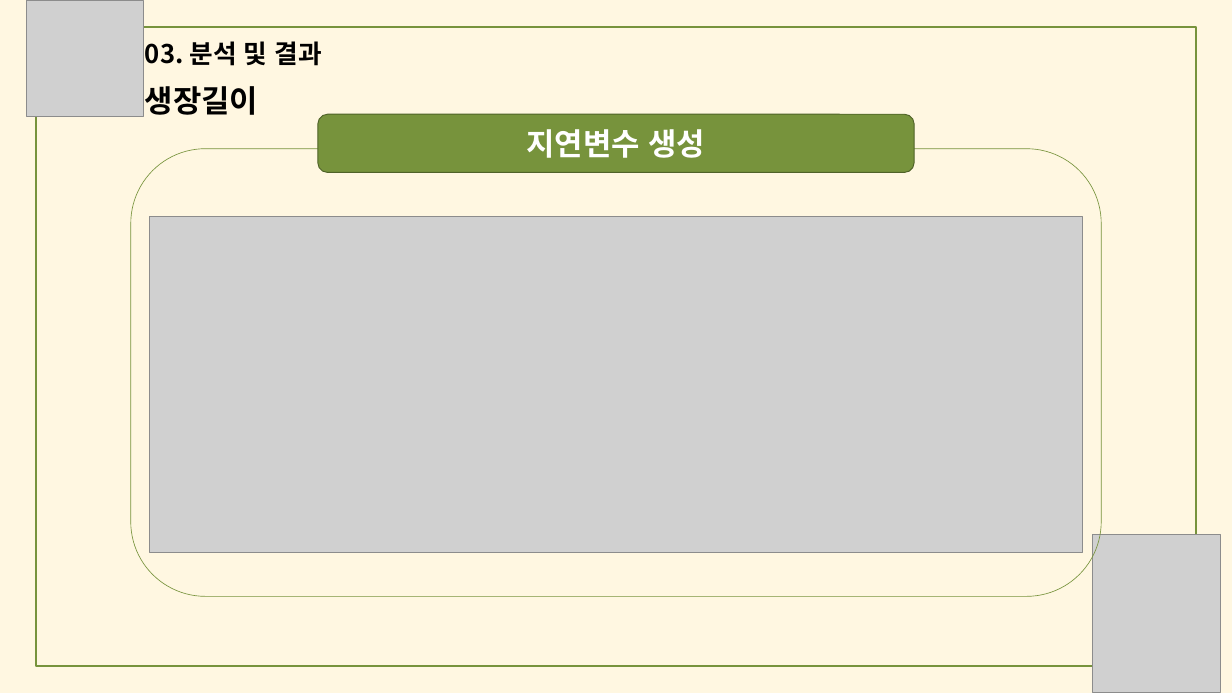
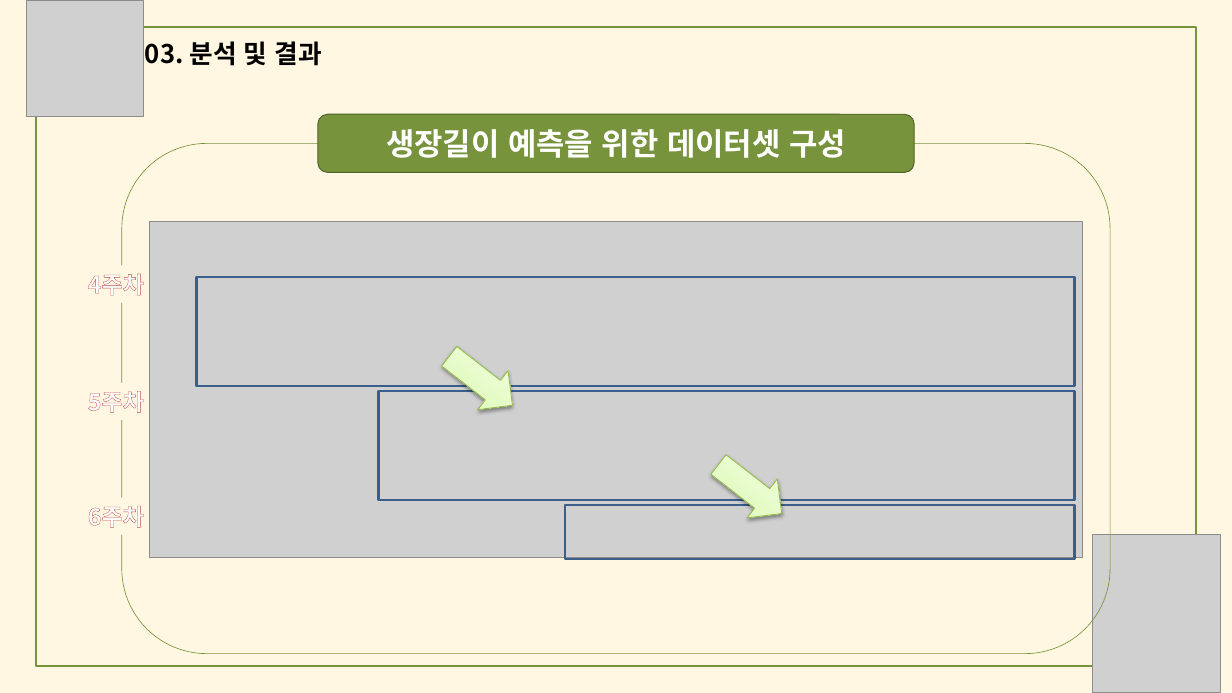
Before and after one commit to meucham11/nong_intern, a slide deck: slide 21 of 경진대회.pptx. Drawn at 1232x693 pixels with LibreOffice and Linux fonts; fonts in the diff are those of the drawing; grey boxes stand for pictures. Boxes give left, top, right and bottom in pixels: in the first picture for what was removed or moved away, otherwise in the second. Text is boxed around its words. In the diff, an @@ line names an element or a change of style, - is before the commit and + after.

```diff
--- a/경진대회.pptx
+++ b/경진대회.pptx
@@ text removed at (145, 86, 258, 115) @@
-생장길이
@@ rounded rectangle: place and size @@
-rounded rectangle at (131, 149, 1102, 596)
+rounded rectangle at (122, 143, 1111, 653)
@@ text in rounded rectangle at (386, 129, 846, 158): text changed @@
-지연변수 생성
+생장길이 예측을 위한 데이터셋 구성
@@ picture: place and size @@
-picture at (150, 216, 1083, 553)
+picture at (150, 222, 1083, 558)
@@ text added at (88, 273, 144, 296), 18 pt, text #FFFFFF, bold @@
+4주차
@@ rectangle added at (197, 277, 1075, 386), outline #3A5F8C 2 pt @@
@@ right arrow added at (434, 336, 528, 425), fill gradient #DAFDA7 to #E4FCC2 to #F5FFE7, outline #98B955 0.75 pt @@
@@ text added at (88, 391, 144, 413), 18 pt, text #FFFFFF, bold @@
+5주차
@@ rectangle added at (378, 391, 1074, 500), outline #3A5F8C 2 pt @@
@@ right arrow added at (703, 445, 797, 533), fill gradient #DAFDA7 to #E4FCC2 to #F5FFE7, outline #98B955 0.75 pt @@
@@ text added at (88, 506, 144, 528), 18 pt, text #FFFFFF, bold @@
+6주차
@@ rectangle added at (566, 505, 1075, 559), outline #3A5F8C 2 pt @@
```
Also in this commit, not shown: 22 other slides changed.
